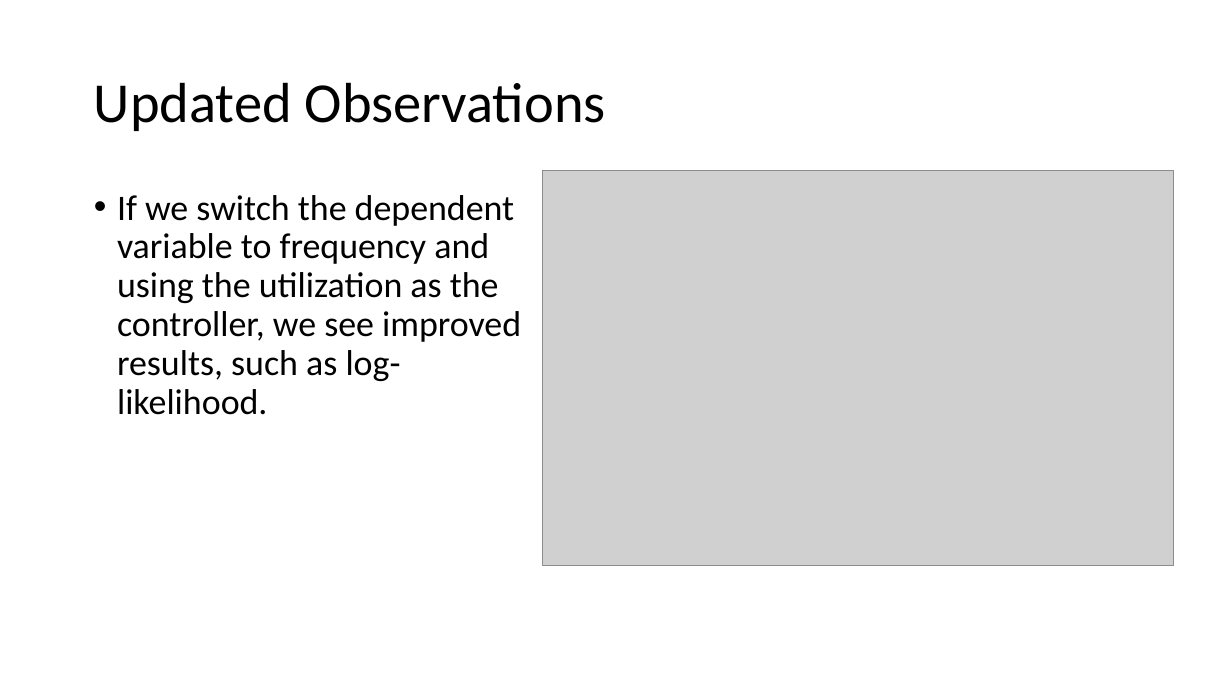
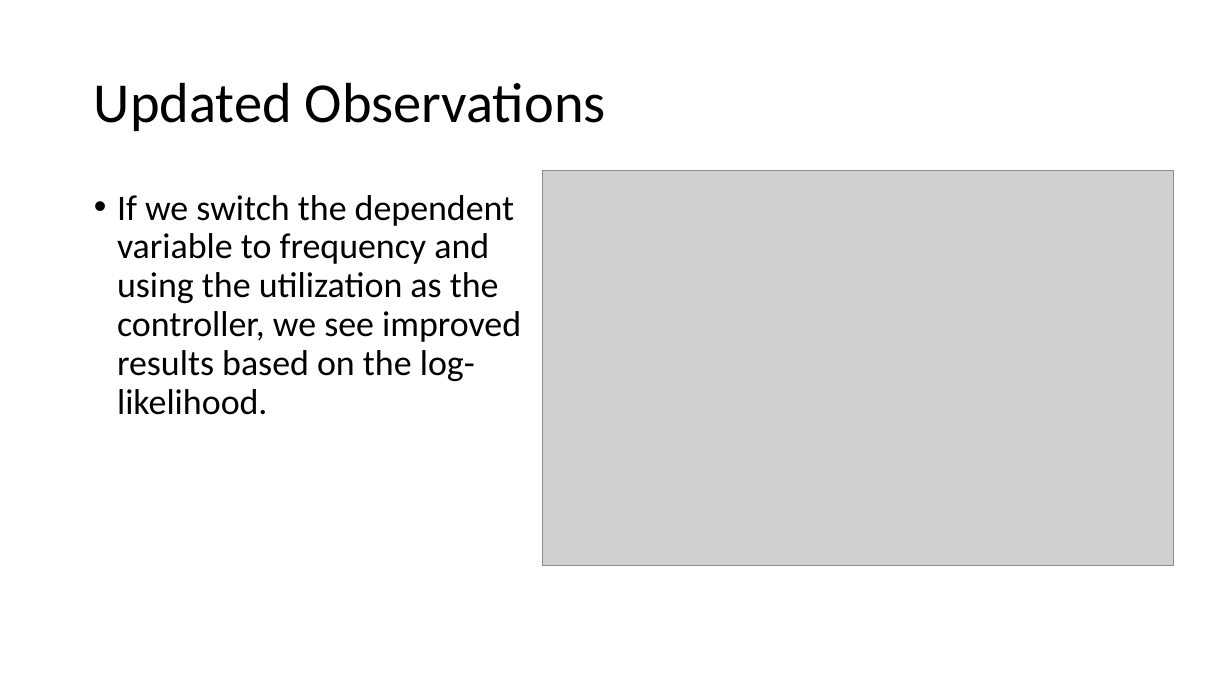
Before and after one commit to dipayan2/ARMAModel, a slide deck: slide 12 of ARIMAX.pptx. Drawn at 1232x693 pixels with LibreOffice and Linux fonts; fonts in the diff are those of the drawing; grey boxes stand for pictures. Boxes give left, top, right and bottom in pixels: in the first picture for what was removed or moved away, otherwise in the second. Text is boxed around its words. In the diff, an @@ line names an element or a change of style, - is before the commit and + after.

```diff
--- a/ARIMAX.pptx
+++ b/ARIMAX.pptx
@@ text at [117,195,521,415]: text changed @@
-• If we switch the dependent variable to frequency and using the utilization as the controller, we see improved results, such as log-likelihood.
+• If we switch the dependent variable to frequency and using the utilization as the controller, we see improved results based on the log-likelihood.
```
Also in this commit, not shown: 3 other files.
